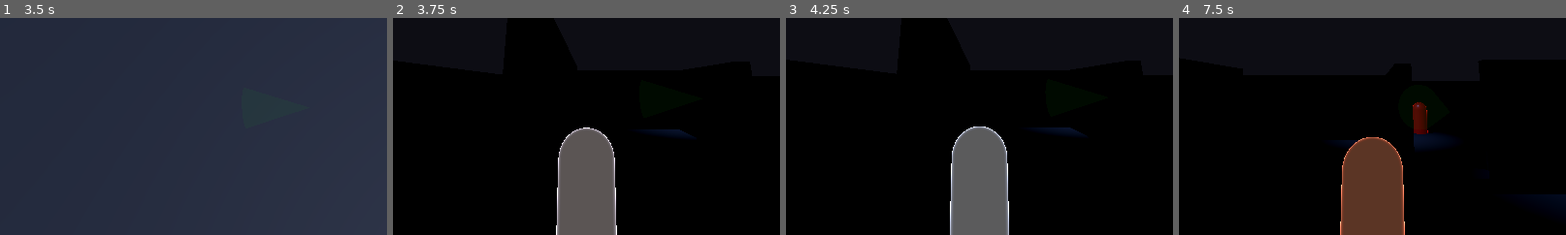
Above: before the commit, frames 1-4 (left to right).
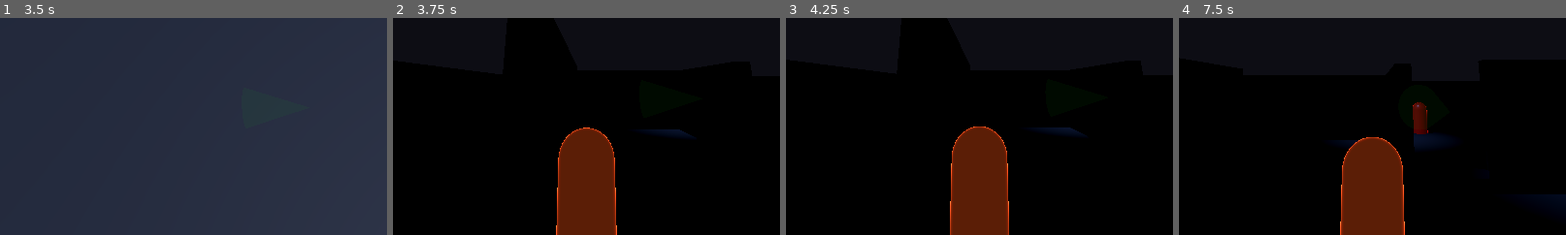
Above: after the commit, the same moments.

Repository: rickscode/Breach-Demo
Game: Godot game, scene res://scenes/levels/test_arena.tscn
Two runs of this game, one before a commit and one after it. Both use one fixed random seed, a clock stepped at 60 frames per second and the inputs below.
Inputs:
- Up to frame 1 (3.5 s): hold D (move_right) 0.53-1.28 s; hold C (crouch) 0.53-1.28 s; tap Z (sprint) at 0.8, 1.35, 2.3 s; tap Enter at 1.25 s; hold S (move_backward) 1.28-2.03 s; tap C (crouch) at 1.55, 3.05 s; hold D (move_right) 2.03-2.78 s; hold C (crouch) 2.03-2.78 s; tap Space at 2.75 s; hold W (move_forward) from 2.78 s (still down); tap E (hide) at 2.85 s
- Up to frame 2 (3.75 s): release W (move_forward) at 3.53 s; hold A (move_left) from 3.53 s (still down); hold Z (sprint) from 3.53 s (still down)
- Up to frame 3 (4.25 s): keep holding A (move_left); keep holding Z (sprint)
- Up to frame 4 (7.5 s): tap Enter at 4.25, 6.5 s; release Z (sprint) at 4.28 s; tap C (crouch) at 4.35, 5.85 s; tap Space at 5 s; release A (move_left) at 5.03 s; hold S (move_backward) 5.03-5.78 s; hold Z (sprint) 5.03-5.78 s; hold D (move_right) 5.78-6.53 s; hold W (move_forward) 6.53-7.28 s; hold E (hide) 6.53-7.28 s; tap Z (sprint) at 6.8, 7.35 s; hold D (move_right) from 7.28 s (still down)
The pictures show only the part of the screen within x 25-75%, y 50-100%; the shares and areas given below are measured in that part.

Frame 1 is identical in both runs. In frame 2, 6.9% of the frame differs, in the area x 42-58%, y 50-100%; in frame 3, 7.0%; in frame 4, 6.8%.

Commit message:
add real gfx pipeline

Diff:
--- a/scenes/characters/ash.tscn
+++ b/scenes/characters/ash.tscn
@@ -28,7 +28,9 @@
 [node name="CollisionShape3D" type="CollisionShape3D" parent="."]
 shape = SubResource("CapsuleShape3D_1")
 
-[node name="MeshInstance3D" type="MeshInstance3D" parent="."]
+[node name="Model" type="Node3D" parent="."]
+
+[node name="MeshInstance3D" type="MeshInstance3D" parent="Model"]
 mesh = SubResource("CapsuleMesh_1")
 material_override = SubResource("StandardMaterial3D_1")
 
--- a/scenes/characters/enemy.tscn
+++ b/scenes/characters/enemy.tscn
@@ -29,7 +29,9 @@
 [node name="CollisionShape3D" type="CollisionShape3D" parent="."]
 shape = SubResource("CapsuleShape3D_1")
 
-[node name="MeshInstance3D" type="MeshInstance3D" parent="."]
+[node name="Model" type="Node3D" parent="."]
+
+[node name="MeshInstance3D" type="MeshInstance3D" parent="Model"]
 mesh = SubResource("CapsuleMesh_1")
 material_override = SubResource("StandardMaterial3D_1")
 
--- a/scripts/characters/ash_controller.gd
+++ b/scripts/characters/ash_controller.gd
@@ -16,9 +16,6 @@
 @export var crouch_scale_y: float = 0.65
 @export var sprint_fov: float = 82.0
 @export var crouch_camera_height: float = 1.1
-@export var normal_tint: Color = Color(1.0, 0.45, 0.22, 1.0)
-@export var crouch_tint: Color = Color(0.35, 0.7, 1.0, 1.0)
-@export var sprint_tint: Color = Color(1.0, 1.0, 1.0, 1.0)
 @export var footstep_interval: float = 0.5
 @export var sprint_footstep_interval: float = 0.3
 @export var crouch_footstep_interval: float = 0.8
@@ -28,14 +25,13 @@
 var is_sprinting: bool = false
 var is_hidden: bool = false
 
-@onready var avatar_mesh: MeshInstance3D = $MeshInstance3D
+@onready var model: Node3D = $Model
 @onready var camera: Camera3D = $Camera3D
 @onready var footstep_audio: AudioStreamPlayer3D = $FootstepAudio3D
 
-var _base_mesh_scale: Vector3
+var _base_model_scale: Vector3
 var _base_camera_height: float
 var _base_camera_fov: float
-var _avatar_material: StandardMaterial3D
 var _footstep_timer: float = 0.0
 var _noise_system: NoiseSystem
 var _tone_walk: AudioStreamWAV
@@ -45,18 +41,9 @@
 func _ready() -> void:
 	add_to_group("player")
 	current_health = max_health
-	_base_mesh_scale = avatar_mesh.scale
+	_base_model_scale = model.scale
 	_base_camera_height = camera.position.y
 	_base_camera_fov = camera.fov
-
-	if avatar_mesh.material_override is StandardMaterial3D:
-		_avatar_material = avatar_mesh.material_override.duplicate()
-	else:
-		_avatar_material = StandardMaterial3D.new()
-
-	avatar_mesh.material_override = _avatar_material
-	_avatar_material.albedo_color = normal_tint
-	_avatar_material.emission = normal_tint
 	_setup_footstep_audio()
 	_resolve_noise_system()
 
@@ -102,26 +89,19 @@
 	move_and_slide()
 
 func update_visual_feedback(delta: float) -> void:
-	var target_scale_y := _base_mesh_scale.y
+	var target_scale_y := _base_model_scale.y
 	var target_camera_height := _base_camera_height
 	var target_fov := _base_camera_fov
-	var target_tint := normal_tint
-
-	if is_crouching:
-		target_scale_y = _base_mesh_scale.y * crouch_scale_y
+
+	if is_crouching:
+		target_scale_y = _base_model_scale.y * crouch_scale_y
 		target_camera_height = crouch_camera_height
-		target_tint = crouch_tint
 	elif is_sprinting:
 		target_fov = sprint_fov
-		target_tint = sprint_tint
-
-	avatar_mesh.scale.y = lerp(avatar_mesh.scale.y, target_scale_y, state_transition_speed * delta)
+
+	model.scale.y = lerp(model.scale.y, target_scale_y, state_transition_speed * delta)
 	camera.position.y = lerp(camera.position.y, target_camera_height, state_transition_speed * delta)
 	camera.fov = lerp(camera.fov, target_fov, state_transition_speed * delta)
-
-	var new_tint := _avatar_material.albedo_color.lerp(target_tint, state_transition_speed * delta)
-	_avatar_material.albedo_color = new_tint
-	_avatar_material.emission = new_tint
 
 func apply_damage(amount: float) -> void:
 	current_health = max(current_health - amount, 0.0)
Not shown, added: ASSET_PIPELINE.md
